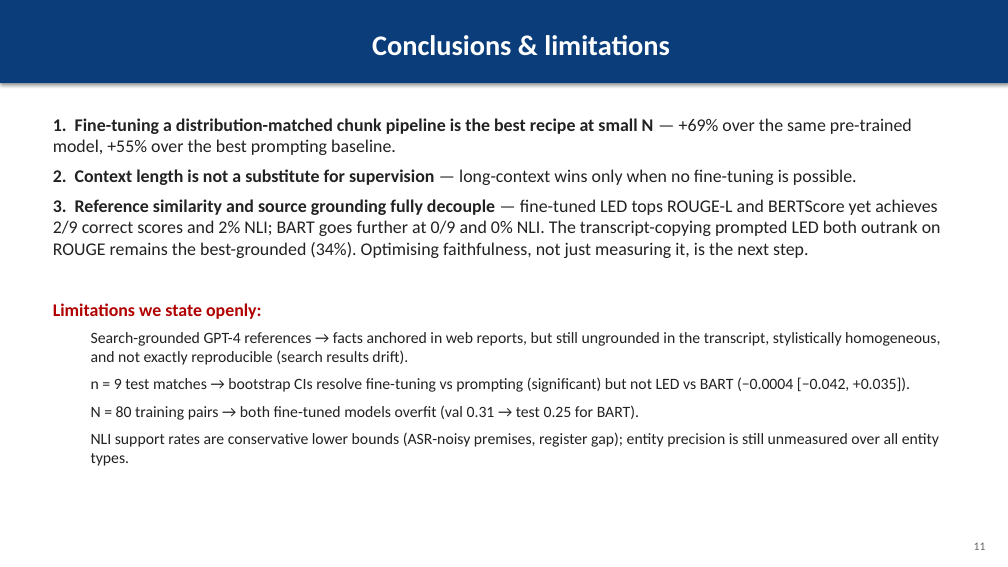
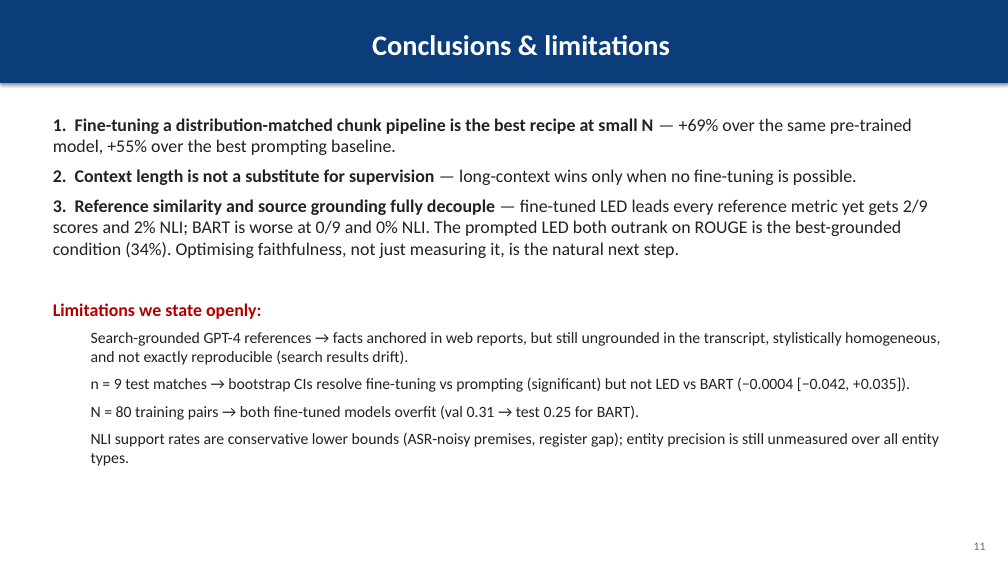
Before and after one commit to christiandalfarra/ANLP_Project, a slide deck: slide 11 of report/slides/ANLP_slides.pptx. Drawn at 1008x567 pixels with LibreOffice and Linux fonts; fonts in the diff are those of the drawing. Boxes give left, top, right and bottom in pixels: in the first picture for what was removed or moved away, otherwise in the second. Text is boxed around its words. In the diff, an @@ line names an element or a change of style, - is before the commit and + after.

```diff
--- a/report/slides/ANLP_slides.pptx
+++ b/report/slides/ANLP_slides.pptx
@@ text at [53, 199, 928, 258]: text changed @@
-3. Reference similarity and source grounding fully decouple — fine-tuned LED tops ROUGE-L and BERTScore yet achieves 2/9 correct scores and 2% NLI; BART goes further at 0/9 and 0% NLI. The transcript-copying prompted LED both outrank on ROUGE remains the best-grounded (34%). Optimising faithfulness, not just measuring it, is the next step.
+3. Reference similarity and source grounding fully decouple — fine-tuned LED leads every reference metric yet gets 2/9 scores and 2% NLI; BART is worse at 0/9 and 0% NLI. The prompted LED both outrank on ROUGE is the best-grounded condition (34%). Optimising faithfulness, not just measuring it, is the natural next step.
```
Also in this commit, not shown: 1 other slide changed, 8 other files.
